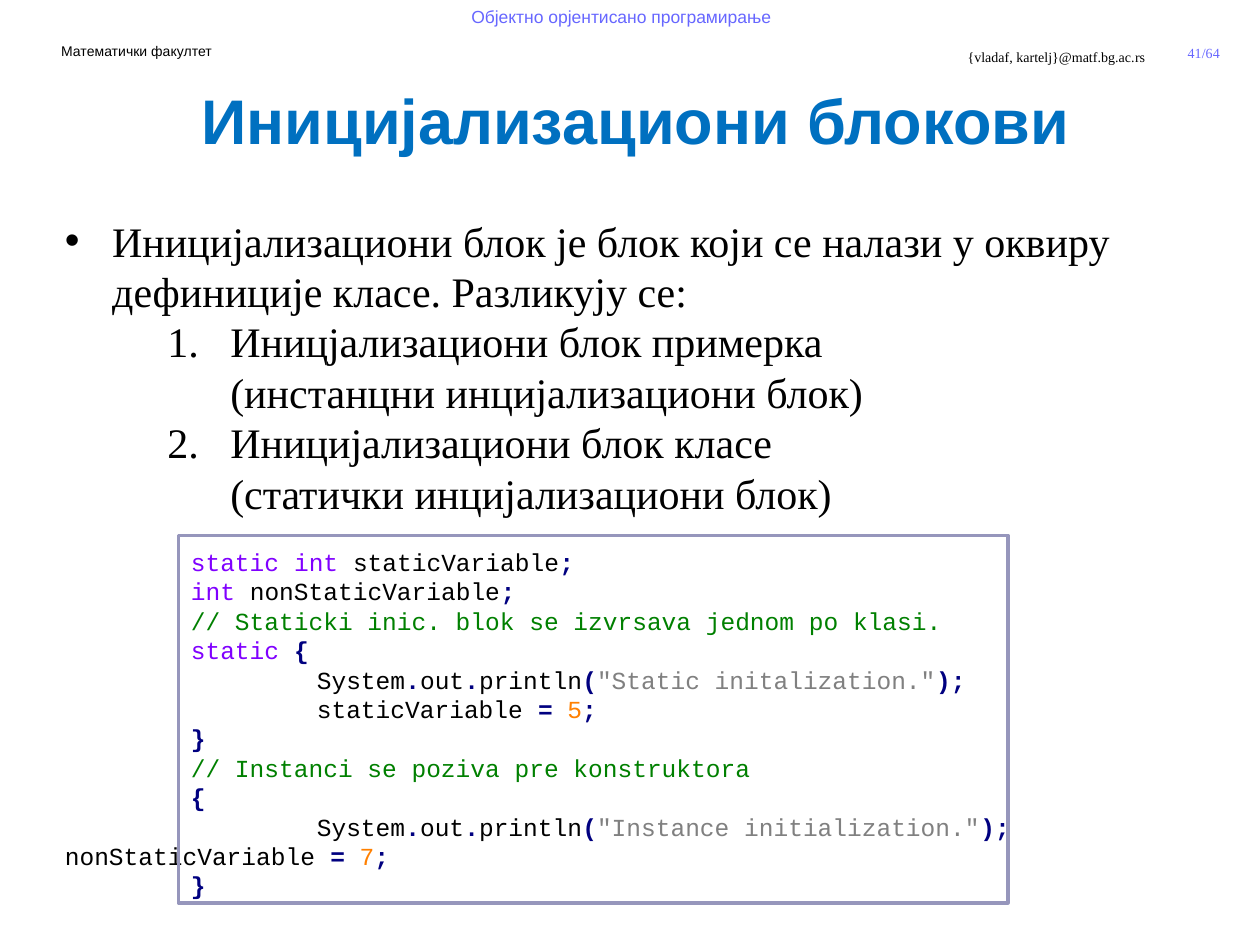
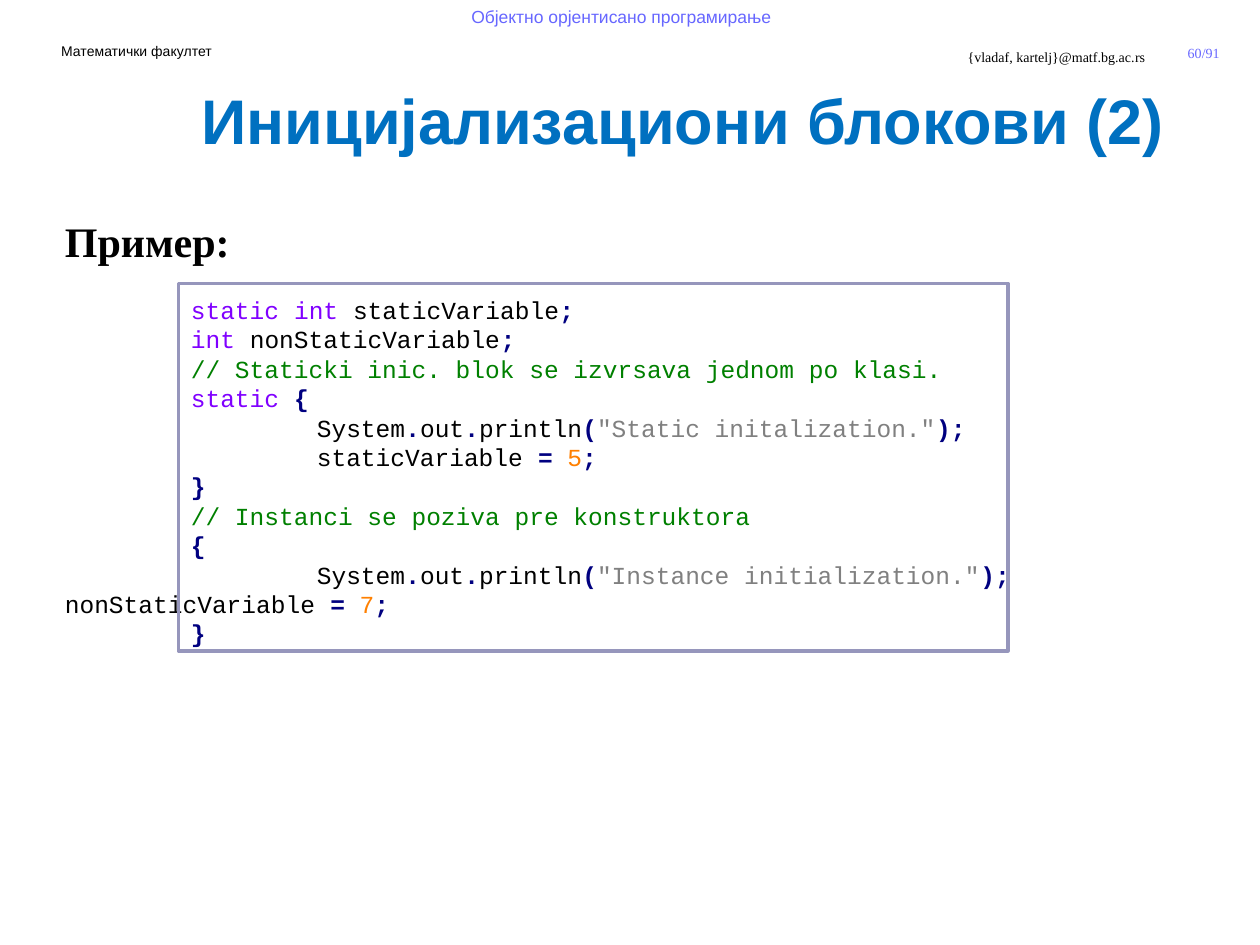
Before and after one commit to MatfOOP/OOP, a slide deck: slide 60 of predavanja/prezentacije/OOP09-Klase u Javi.pptx (slide 41 before the commit). Drawn at 1260x945 pixels with LibreOffice and Linux fonts; fonts in the diff are those of the drawing; background and template pictures are left out. Boxes give left, top, right and bottom in pixels: in the first picture for what was removed or moved away, otherwise in the second. Text is boxed around its words. In the diff, an @@ line names an element or a change of style, - is before the commit and + after.

```diff
--- a/predavanja/prezentacije/OOP09-Klase u Javi.pptx
+++ b/predavanja/prezentacije/OOP09-Klase u Javi.pptx
@@ page number at (1188, 49, 1220, 58): text changed @@
-41/64
+60/91
@@ text at (201, 98, 1163, 156): text changed @@
-Иницијализациони блокови
+Иницијализациони блокови (2)
@@ text at (65, 229, 230, 266): text changed; bold on @@
-• Иницијализациони блок је блок који се налази у оквиру дефиниције класе. Разликују се:
-  1. Иницјализациони блок примерка
-     (инстанцни инцијализациони блок)
-  2. Иницијализациони блок класе
-     (статички инцијализациони блок)
+Пример:
@@ rectangle: place and size @@
-rectangle at (179, 536, 1008, 903)
+rectangle at (179, 284, 1008, 651)
```
Also in this commit, not shown: 25 other slides changed, 27 slides added, 4 other files.
